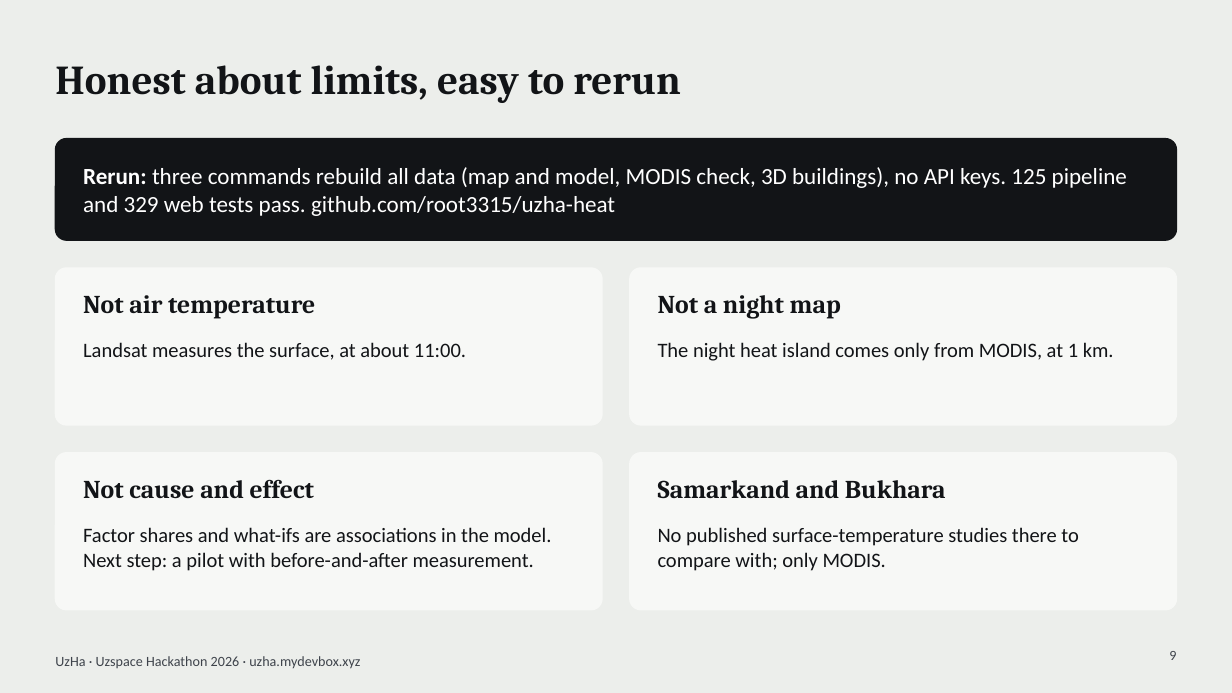
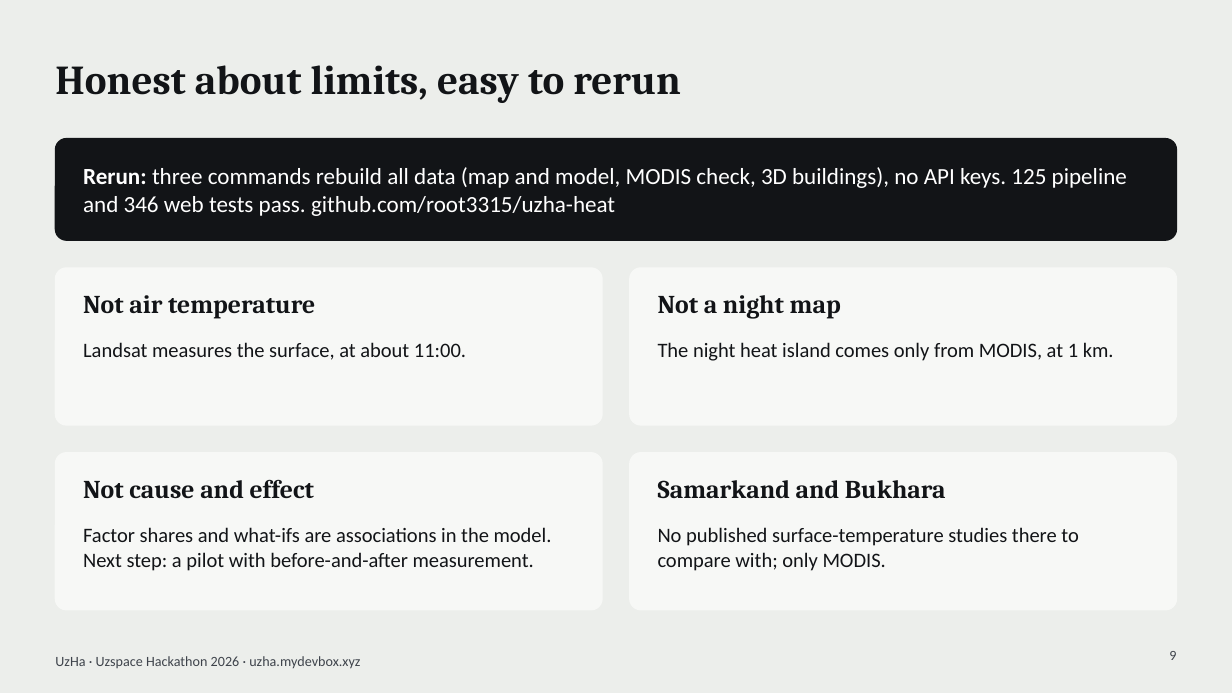
Before and after one commit to root3315/uzha-heat, a slide deck: slide 9 of docs/uzha-pitch-en.pptx. Drawn at 1232x693 pixels with LibreOffice and Linux fonts; fonts in the diff are those of the drawing. Boxes give left, top, right and bottom in pixels: in the first picture for what was removed or moved away, otherwise in the second. Text is boxed around its words. In the diff, an @@ line names an element or a change of style, - is before the commit and + after.

```diff
--- a/docs/uzha-pitch-en.pptx
+++ b/docs/uzha-pitch-en.pptx
@@ text at (x1=83, y1=167, x2=1127, y2=216): text changed @@
-Rerun: three commands rebuild all data (map and model, MODIS check, 3D buildings), no API keys. 125 pipeline and 329 web tests pass. github.com/root3315/uzha-heat
+Rerun: three commands rebuild all data (map and model, MODIS check, 3D buildings), no API keys. 125 pipeline and 346 web tests pass. github.com/root3315/uzha-heat
```
Also in this commit, not shown: 25 other files.
